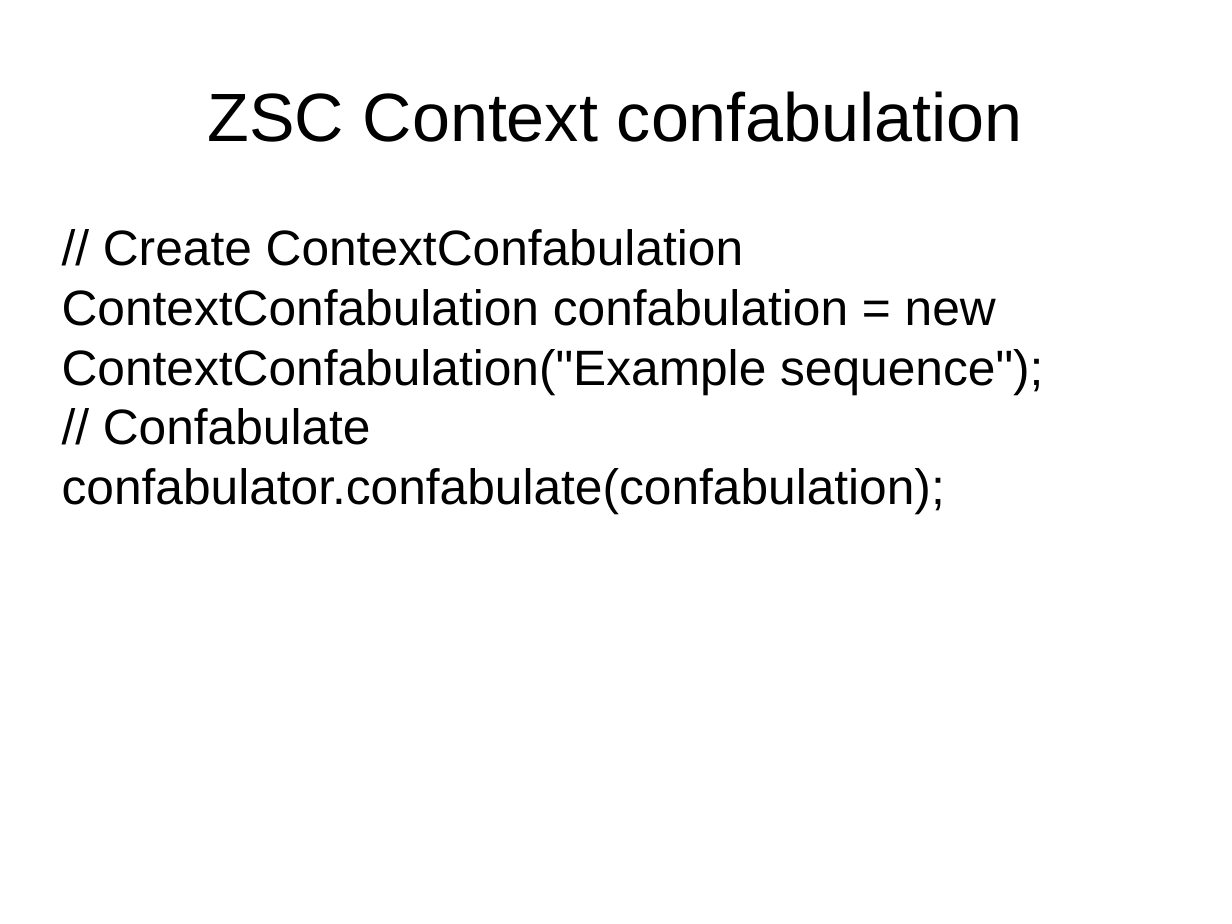
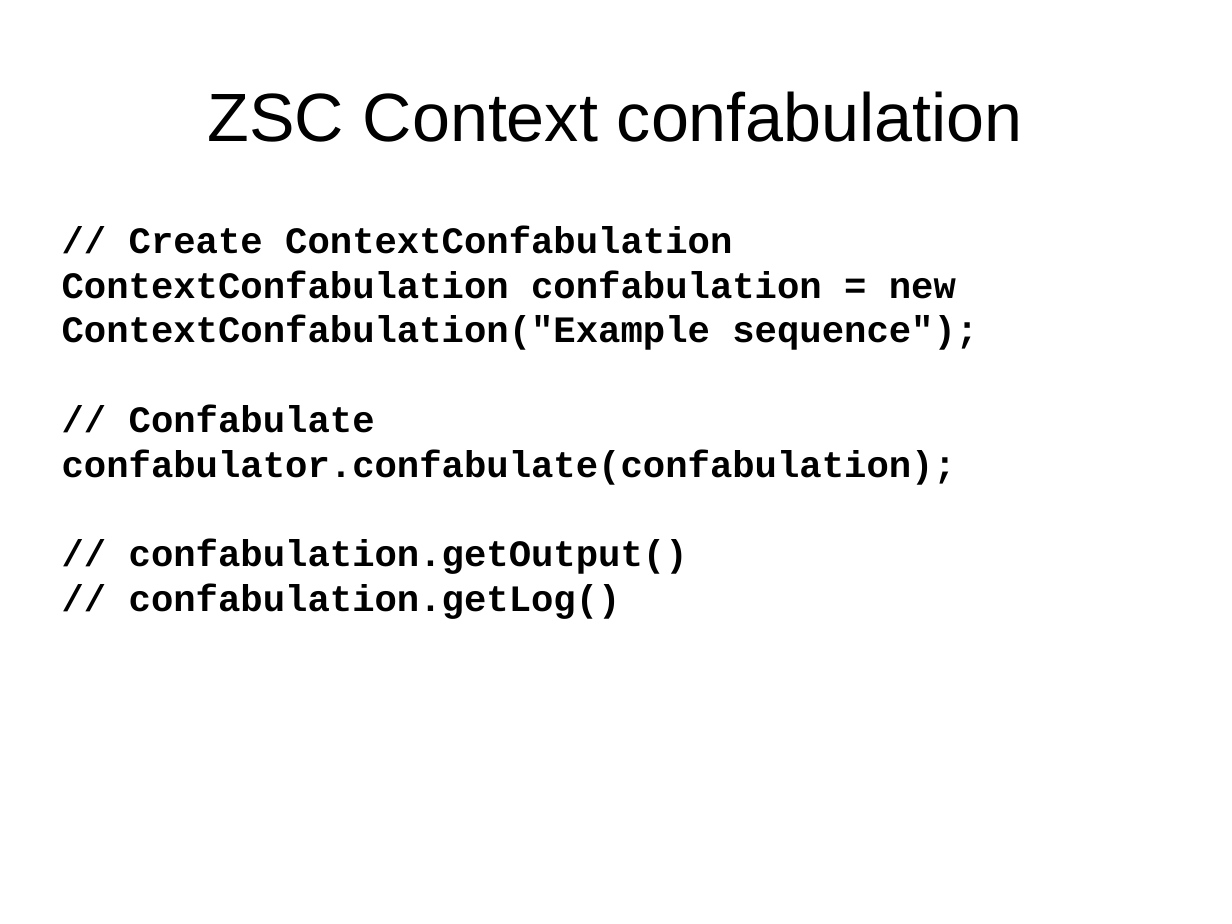
Before and after one commit to DyzLecticus/Zeesoft, a slide deck: slide 11 of V3.0/doc/Zeesoft Open Source Artificial Cognition.odp. Drawn at 1232x924 pixels with LibreOffice and Linux fonts; fonts in the diff are those of the drawing. Boxes give left, top, right and bottom in pixels: in the first picture for what was removed or moved away, otherwise in the second. Text is boxed around its words. In the diff, an @@ line names an element or a change of style, - is before the commit and + after.

```diff
--- a/V3.0/doc/Zeesoft Open Source Artificial Cognition.odp
+++ b/V3.0/doc/Zeesoft Open Source Artificial Cognition.odp
@@ subtitle at [62, 226, 978, 485]: size 32 to 24 pt, font Arial to Courier New, bold on in "// Create ContextConfabulation", "ContextConfabulation confabulation = new ContextConfabulatio ...", "// Confabulate", "confabulator.confabulate(confabulation);" @@
@@ subtitle at [129, 539, 688, 619]: paragraphs added @@
+// confabulation.getOutput()
+// confabulation.getLog()
```
Also in this commit, not shown: 6 other slides changed, 5 slides added, 1 other file.
